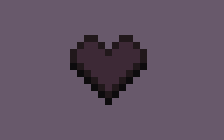
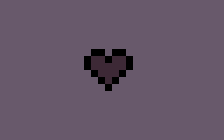
Layers edited between the first and the second 224px x 140px image:
painted on "HeartEmptyIcon.png" over box(70, 35, 147, 105)
painted on "HeartHalfIcon.png" over box(70, 35, 147, 98)
removed layer "HeartHalfIconWithShadow.png" over box(70, 35, 147, 105)
removed layer "HeartIconWithShadow.png" over box(70, 35, 147, 105)
painted on "HeartIcon.png" over box(70, 35, 147, 98)
